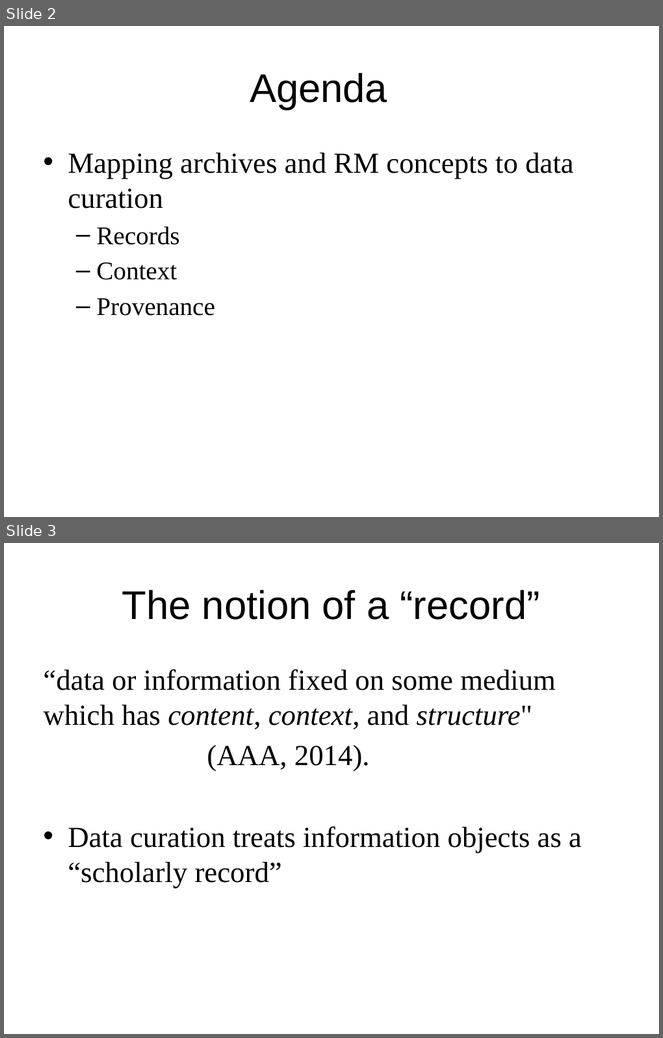
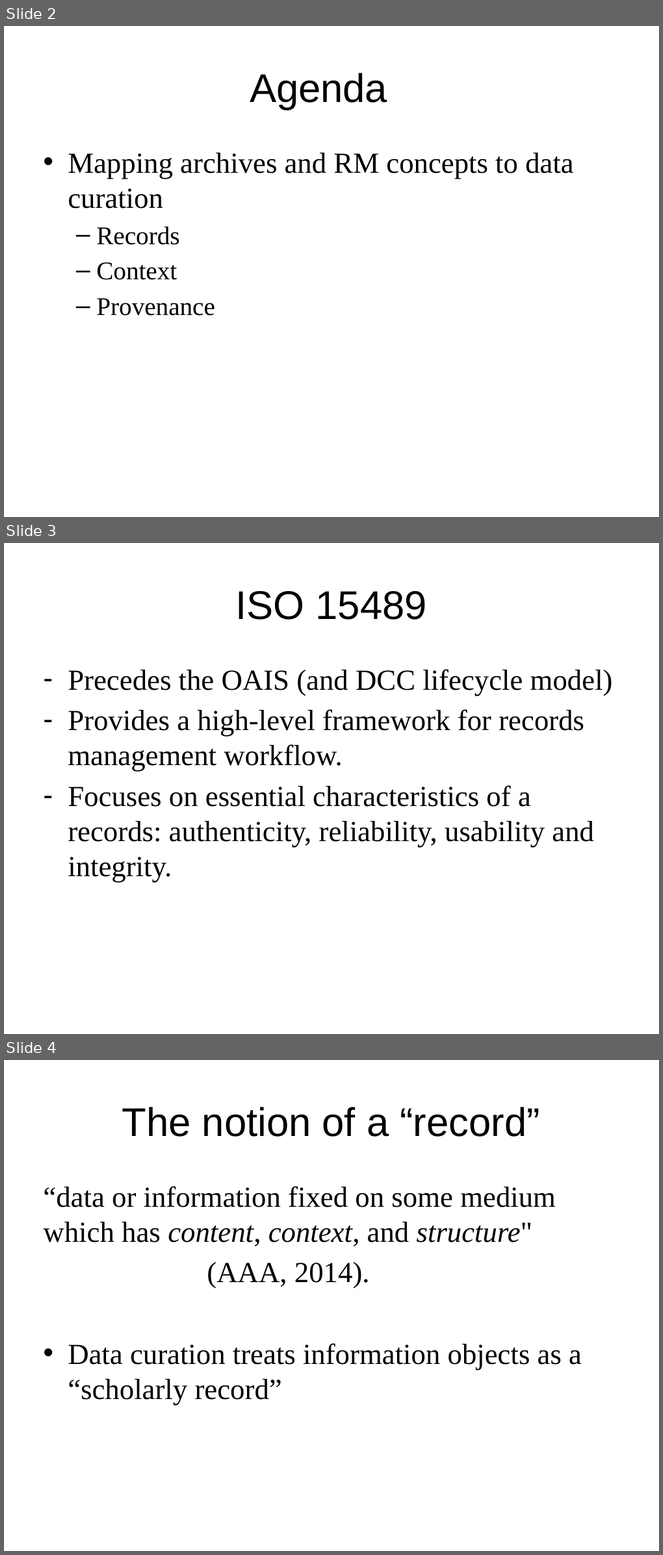
Before and after one commit to DataCurationWorkshop/HongKongCurationWorkshop, a slide deck: Day_1/Lectures/Slides/Day_1_Lecture_Arch.pptx. Shown one above the other, each under a label of ours: slides 2 and 3 before the commit, slides 2, 3 and 4 after it. The pictures are 663x1038 and 663x1555 pixels, drawn with LibreOffice and Linux fonts; fonts in the diff are those of the drawing; background and template pictures are left out. Boxes give left, top, right and bottom in pixels: in the first picture for what was removed or moved away, otherwise in the second. Text is boxed around its words. In the diff, an @@ line names an element or a change of style, - is before the commit and + after.

```diff
--- a/Day_1/Lectures/Slides/Day_1_Lecture_Arch.pptx
+++ b/Day_1/Lectures/Slides/Day_1_Lecture_Arch.pptx
@@ slide 3 added at (4, 543, 659, 1034), background #FFFFFF @@
@@ title added at (236, 591, 427, 620), 44 pt, text #000000 @@
+ISO 15489
@@ text added at (68, 669, 613, 882), 32 pt, text #000000 @@
+– Precedes the OAIS (and DCC lifecycle model)
+– Provides a high-level framework for records management workflow.
+– Focuses on essential characteristics of a records: authenticity, reliability, usability and integrity.
@@ what was slide 3 is now slide 4 @@
```
Also in this commit, not shown: 2 slides changed, 3 other slides added, 5 other files.
